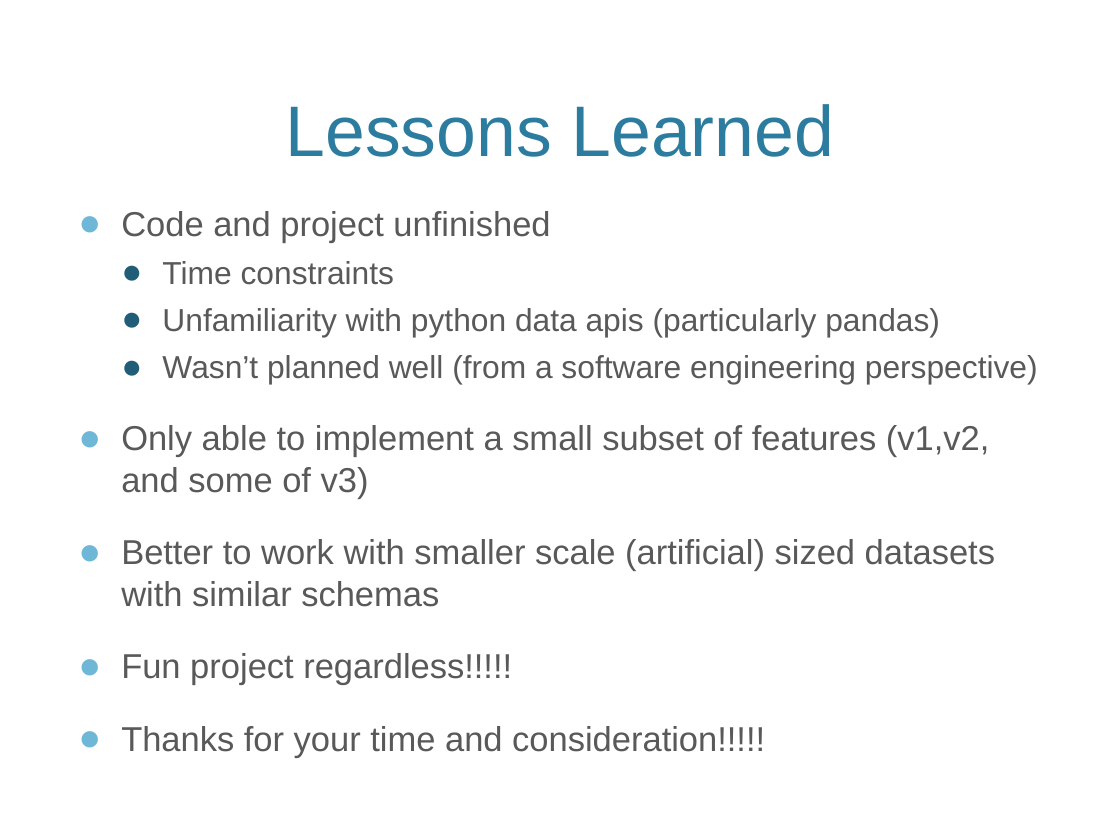
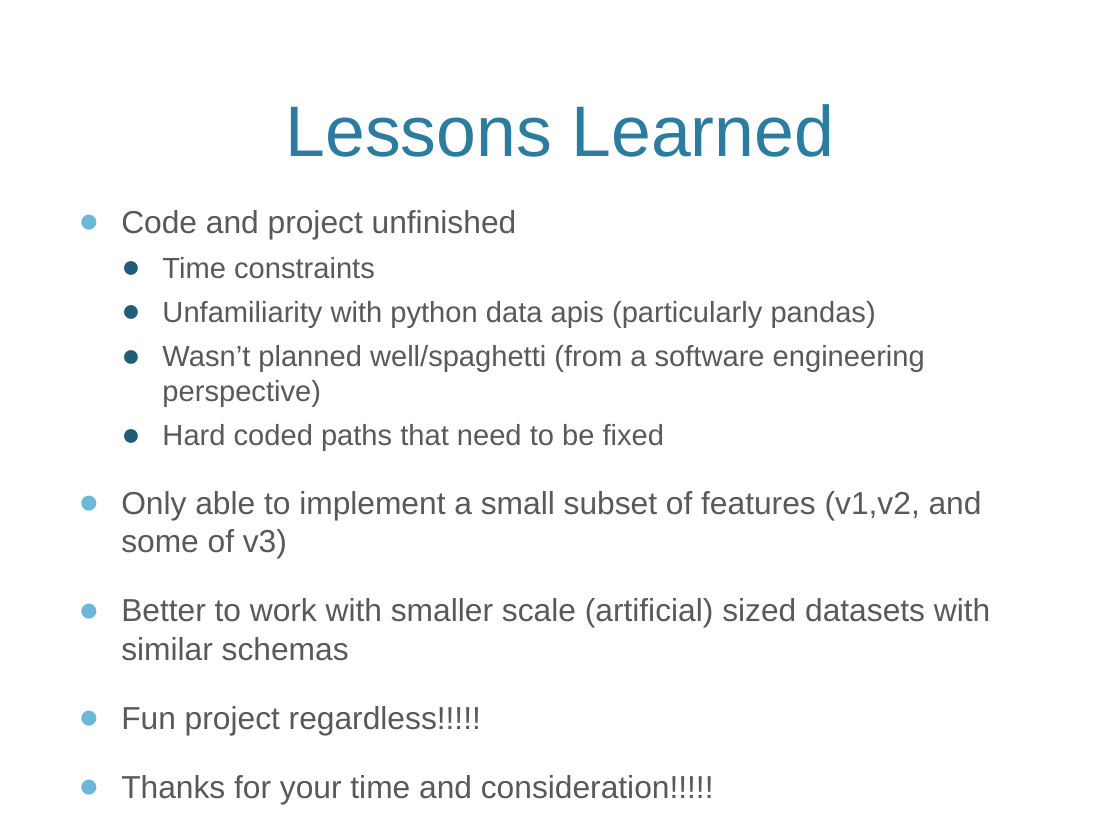
Before and after one commit to jfharney/mlexamples, a slide deck: slide 15 of RecSys15.pptx. Drawn at 1120x840 pixels with LibreOffice and Linux fonts; fonts in the diff are those of the drawing; background and template pictures are left out. Boxes give left, top, right and bottom in pixels: in the first picture for what was removed or moved away, otherwise in the second. Text is boxed around its words. In the diff, an @@ line names an element or a change of style, - is before the commit and + after.

Commit message:
Changed powerpoint

```diff
--- a/RecSys15.pptx
+++ b/RecSys15.pptx
@@ text at (x1=121, y1=210, x2=990, y2=735): size 22.2 to 20.4 pt in "Code and project unfinished", "Only able to implement a small subset ...", "Better to work with smaller scale (artificial) ...", "Fun project regardless!!!!!" and 1 more places; size 20.4 to 18.7 pt in "Time constraints", "Unfamiliarity with python data apis (particularly pandas)" @@
@@ text at (x1=162, y1=345, x2=925, y2=451): text changed; size 20.4 to 18.7 pt @@
-  ● Wasn’t planned well (from a software engineering perspective)
+  ● Wasn’t planned well/spaghetti (from a software engineering perspective)
+  ● Hard coded paths that need to be fixed
```
Also in this commit, not shown: 1 other slide changed.
